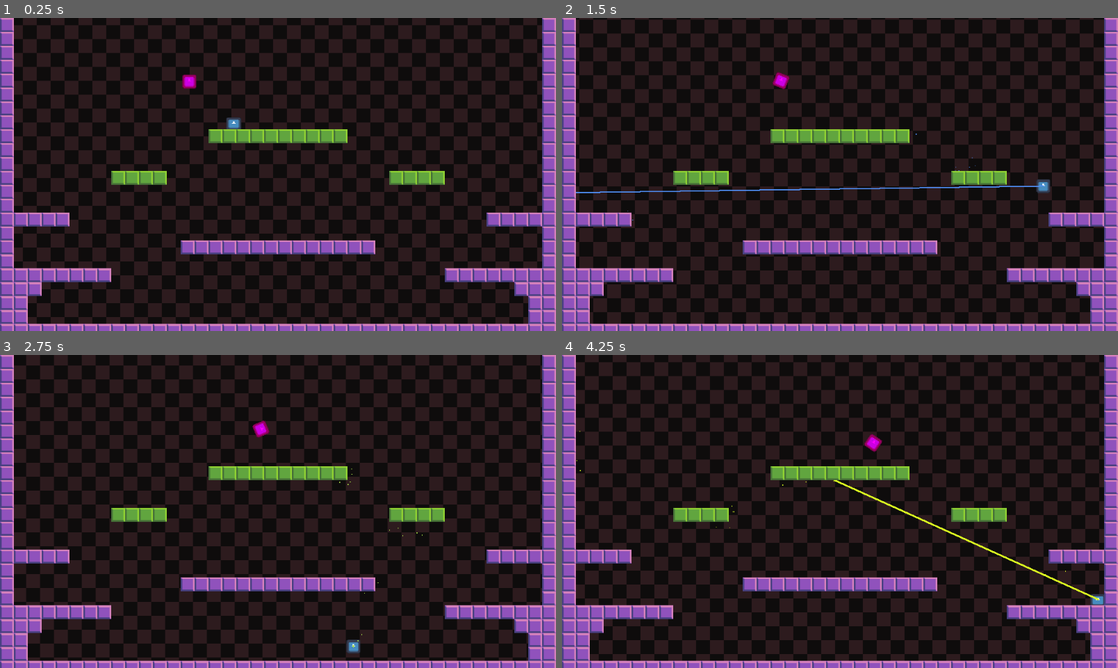
Above: before the commit, frames 1-4 (two rows, left to right).
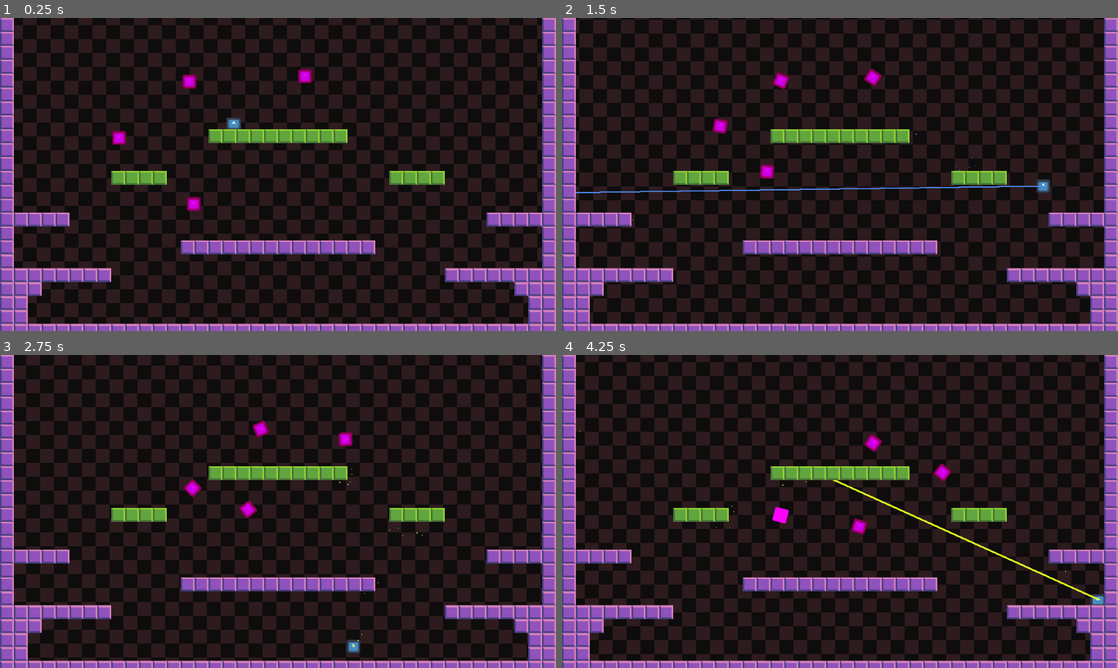
Above: after the commit, the same moments.

Repository: Renan-G-projec/Obstorm
Game: Godot game, scene res://main.tscn
Two runs of this game, one before a commit and one after it. Both use one fixed random seed, a clock stepped at 60 frames per second and the inputs below. The engine's default icon, where the game draws it, is replaced by a stand-in: a white triangle on a blue panel in a dark square.
Inputs (mouse positions are in pixels of both pictures, inside the frame that each line leads up to):
- Up to frame 1 (0.25 s): no input
- Up to frame 2 (1.5 s): tap Enter (ui_accept) at 0.5, 0.77 s; move the mouse to (962, 158) at 0.52 s; press the mouse at (962, 158) at 0.53 s; hold Right (ui_right) from 0.53 s (still down); move the mouse to (728, 190) at 1.27 s; release the mouse at (728, 190) at 1.28 s; click (728, 190) at 1.35 s
- Up to frame 3 (2.75 s): tap Enter (ui_accept) at 1.52 s; move the mouse to (333, 442) at 2.02 s; release Right (ui_right) at 2.03 s; press the mouse at (333, 442) at 2.03 s; hold Left (ui_left) from 2.03 s (still down); tap Alt at 2.1 s
- Up to frame 4 (4.25 s): move the mouse to (812, 574) at 2.77 s; release Left (ui_left) at 2.78 s; release the mouse at (812, 574) at 2.78 s; hold Right (ui_right) from 2.78 s (still down); tap Shift at 2.85 s; tap Enter (ui_accept) at 3.02, 3.77 s; click (812, 574) at 3.05 s; move the mouse to (1006, 558) at 3.52 s; press the mouse at (1006, 558) at 3.53 s

The runs differ from the first frame. In frame 1, 0.3% of the frame differs, in the area x 20-57%, y 16-62%; in frame 2, 0.3%; in frame 3, 0.3%; in frame 4, 0.4%, in the area x 2-98%, y 33-80%.

Commit message:
fix: Damage bouncing on laser added. AMDG

Diff:
--- a/main.tscn
+++ b/main.tscn
@@ -85,4 +85,16 @@
 position = Vector2(218, 73)
 target = NodePath("../Player")
 
+[node name="EnemyBase2" parent="." unique_id=771026829 node_paths=PackedStringArray("target") instance=ExtResource("3_1bvp3")]
+position = Vector2(223, 214)
+target = NodePath("../Player")
+
+[node name="EnemyBase3" parent="." unique_id=660571200 node_paths=PackedStringArray("target") instance=ExtResource("3_1bvp3")]
+position = Vector2(137, 138)
+target = NodePath("../Player")
+
+[node name="EnemyBase4" parent="." unique_id=1987035181 node_paths=PackedStringArray("target") instance=ExtResource("3_1bvp3")]
+position = Vector2(351, 67)
+target = NodePath("../Player")
+
 [connection signal="changed" from="NavigationRegion2D/Map" to="." method="_on_map_changed"]
--- a/weapons/laser/laser.gd
+++ b/weapons/laser/laser.gd
@@ -77,29 +77,34 @@
 		var collider: EnemyBase = get_collider() as EnemyBase
 		if !collider: return
 
-		cause_damage_to_chain(_get_chain(collider))
+		_cause_damage_to_chain(_get_chain(collider))
 
-func cause_damage_to_chain(chain: Array[EnemyBase]) -> void:
+func _cause_damage_to_chain(chain: Array[EnemyBase]) -> void:
 	if _chain_invencible: return
+	_chain_invencible = true
+	damage_rate_timer.start()
 
 	for collider in chain:
 		var health_component: HealthComponent = collider.get_node_or_null("HealthComponent") as HealthComponent
 		if health_component:
 			health_component.take_damage(damage)
-			damage_rate_timer.start()
-			_chain_invencible = true
 
 func _find_nearest_enemy(enemy: EnemyBase, radius: float) -> EnemyBase:
 	var circle := CircleShape2D.new()
 	circle.radius = radius
 
 	var query := PhysicsShapeQueryParameters2D.new()
+	query.transform = Transform2D(0.0, enemy.global_position)
 	query.collide_with_areas = false
 	query.shape = circle
 
-	var overlapping_bodies: Array[Node2D] = get_world_2d().direct_space_state.intersect_shape(query).reduce(func(accum: Array[Node2D], coll: Dictionary) -> Array[Node2D]: return accum + coll.collider)
 
-	var enemies: Array[EnemyBase] = overlapping_bodies.filter(func(body: Node2D) -> bool: return body is EnemyBase && body != enemy)
+	var overlapping_bodies: Array[Dictionary] = get_world_2d().direct_space_state.intersect_shape(query)
+	var enemies: Array[EnemyBase] = []
+	# Enemy filter + self
+	for body in overlapping_bodies:
+		if body.collider is EnemyBase && body.collider != enemy: enemies.append(body.collider)
+
 	if enemies.is_empty(): return null
 
 	return enemies.reduce(
@@ -110,7 +115,7 @@
 	)
 
 func _get_chain(enemy: EnemyBase, radius_reduce_factor: float = 0.5) -> Array[EnemyBase]:
-	var ret: Array[EnemyBase] = []
+	var ret: Array[EnemyBase] = [enemy]
 
 	var enemy_search_radius: float = 80.0
 	var nearest_enemy: EnemyBase = _find_nearest_enemy(enemy, enemy_search_radius)
